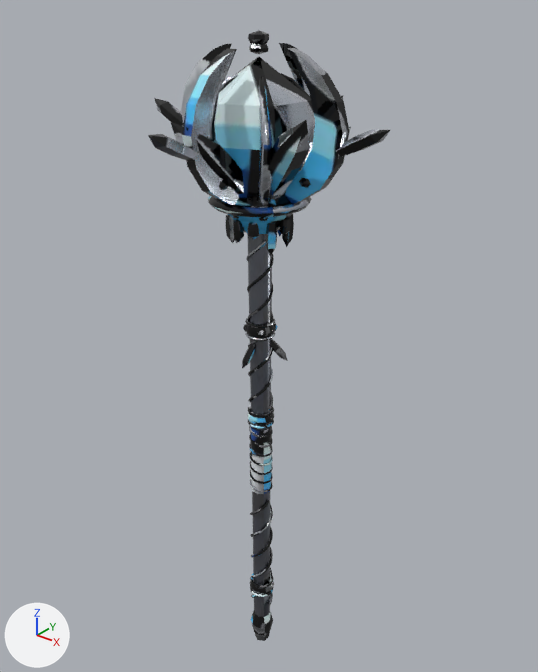
The glTF model public/models/weapons/rimelight_staff.glb, before and after one commit.
Before and after are seen from a 50 mm lens placed at (1.46, -1.77, 1.63), pointed at (-0.03, 0.09, 0.47). Lighting does not change. The marker at lower left points along +X, +Y and +Z. The older version comes first. Vertices at exactly the same position are counted once.

The older version as bpy lines, for what is in view:
```python
me_rimelight_staff = bpy.data.meshes.new('rimelight_staff')
me_rimelight_staff.from_pydata(...)  # 3529 vertices, 6790 faces; spans x -0.45..0.45, y -0.45..0.45, z -0.91..1.49
me_rimelight_staff.materials.append(mat_rimelight_staff)
ob_rimelight_staff = bpy.data.objects.new('rimelight_staff', me_rimelight_staff)
ob_rimelight_staff.location = (0.0, 0.0, 0.0)
```
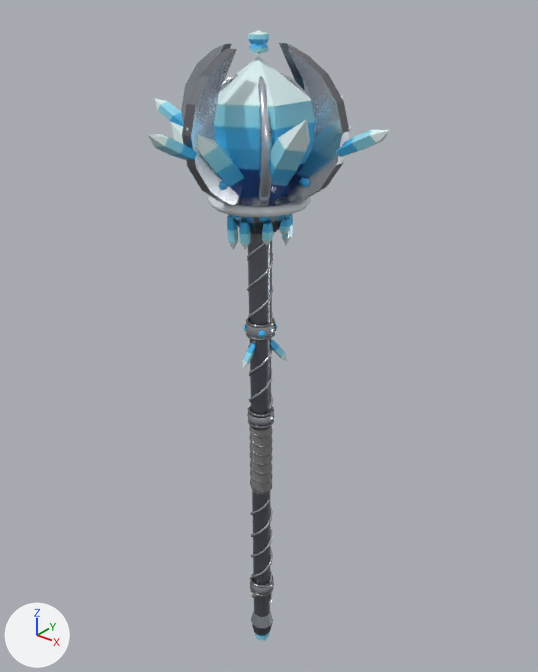
The change, as a diff of the scene's bpy script:
```diff
--- a/public/models/weapons/rimelight_staff.glb.py
+++ b/public/models/weapons/rimelight_staff.glb.py
@@ me_rimelight_staff @@
 # used by ob_rimelight_staff; location = (0.0, 0.0, 0.0)
-me_rimelight_staff.from_pydata(...)  # 3529 vertices, 6790 faces; spans x -0.45..0.45, y -0.45..0.45, z -0.91..1.49
+me_rimelight_staff.from_pydata(...)  # 2389 vertices, 4518 faces; spans x -0.45..0.45, y -0.45..0.45, z -0.91..1.49
+# me_rimelight_staff part 1: the loose piece of 16 vertices spanning x -0.08..-0.05, y -0.08..-0.05, z 0.85..0.95 is moved by (0.01, -0.01, -0.01)
+# me_rimelight_staff part 2: the loose piece of 16 vertices spanning x -0.06..-0.02, y 0.06..0.1, z 0.87..0.95 is scaled about its middle by (-0.997, -0.986, 1), then moved by (0.11, -0.13, 0.0)
+# me_rimelight_staff part 3: the loose piece of 16 vertices spanning x 0.06..0.1, y -0.06..-0.03, z 0.83..0.95 is deleted
+# me_rimelight_staff part 4: 277 vertices moved from x -0.27..0.27, y -0.27..0.26, z -0.67..1.24 to x -0.27..0.27, y -0.28..0.28, z -0.67..1.24; 1485 vertices removed from x -0.26..0.26, y -0.28..0.28, z -0.69..1.22; 361 vertices added at x -0.16..0.19, y -0.22..0.22, z -0.62..1.12
+# me_rimelight_staff part 5: 2346 kept faces spanning x -0.45..0.45, y -0.45..0.45, z -0.91..1.49 get new texture (UV) coordinates
 me_rimelight_staff.materials.append(mat_rimelight_staff)
```

Pixel boxes [x1, y1, x2, y2] of what changed, in the pictures (538 x 672 px; the box of a moved part takes in the faces that stretch with it):
part 1 of me_rimelight_staff, moved or reshaped
    before: [225, 215, 235, 243]
    after: [227, 216, 238, 250]
part 2 of me_rimelight_staff, moved or reshaped (not visible before)
    after: [262, 223, 273, 245]
part 3 of me_rimelight_staff, deleted
    before: [266, 222, 277, 256]
part 4 of me_rimelight_staff, cut back
    before: [170, 120, 351, 605]
    after: [170, 120, 351, 598]
part 5 of me_rimelight_staff, surface changed
    both: [148, 30, 390, 641]
